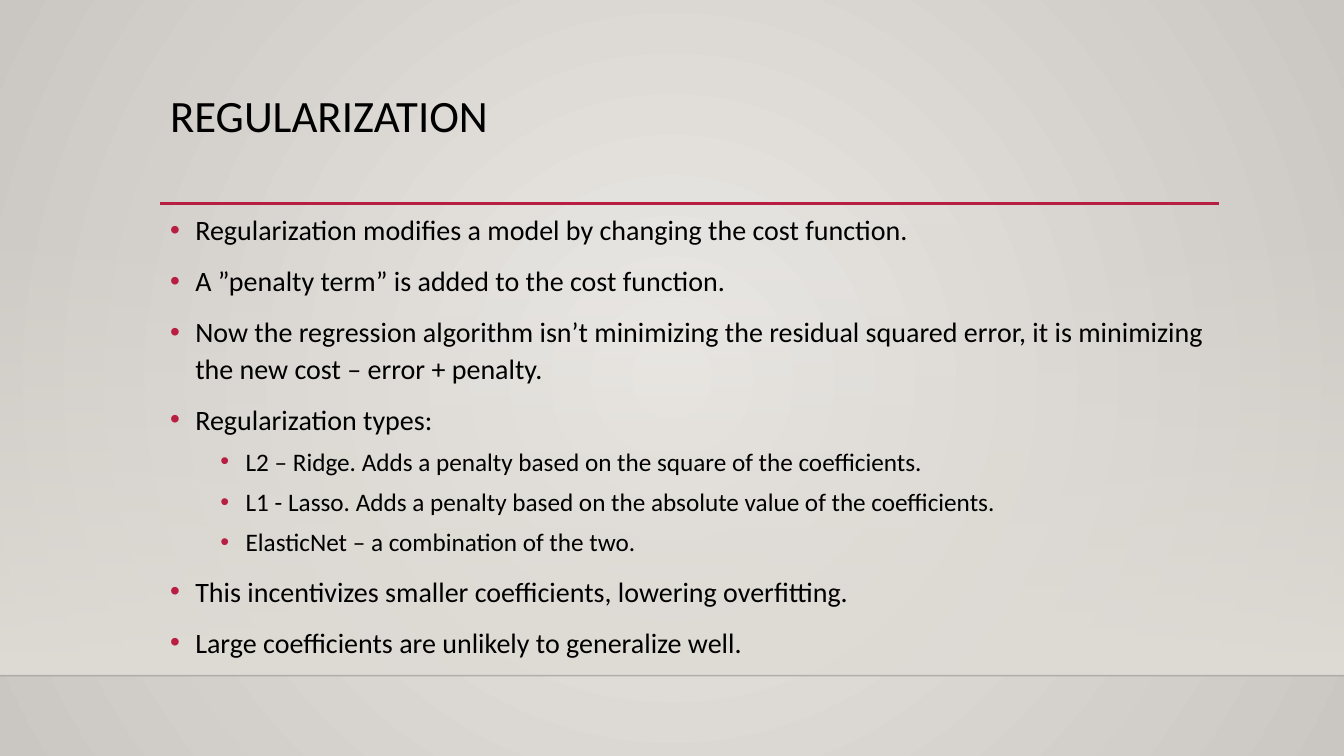
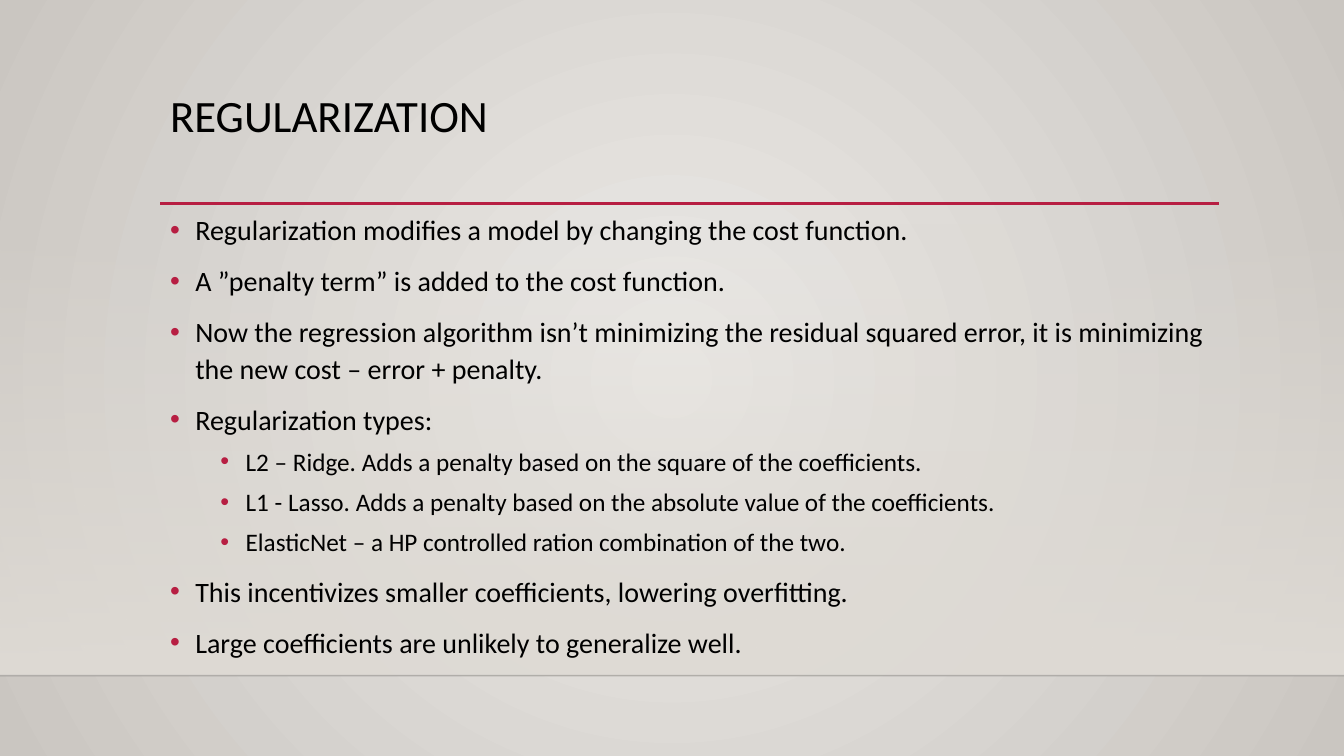
Before and after one commit to glennybarnes/Intro_to_Machine_Learning_Students, a slide deck: slide 38 of reference_content/Slides/007_Basis_and_Regularization.pptx (slide 30 before the commit). Drawn at 1344x756 pixels with LibreOffice and Linux fonts; fonts in the diff are those of the drawing; background and template pictures are left out. Boxes give left, top, right and bottom in pixels: in the first picture for what was removed or moved away, otherwise in the second. Text is boxed around its words. In the diff, an @@ line names an element or a change of style, - is before the commit and + after.

```diff
--- a/reference_content/Slides/007_Basis_and_Regularization.pptx
+++ b/reference_content/Slides/007_Basis_and_Regularization.pptx
@@ text at bbox=[246, 533, 846, 551]: text changed @@
-  • ElasticNet – a combination of the two.
+  • ElasticNet – a HP controlled ration combination of the two.
```
Also in this commit, not shown: 12 other slides changed, 10 slides added, 3 other files.
